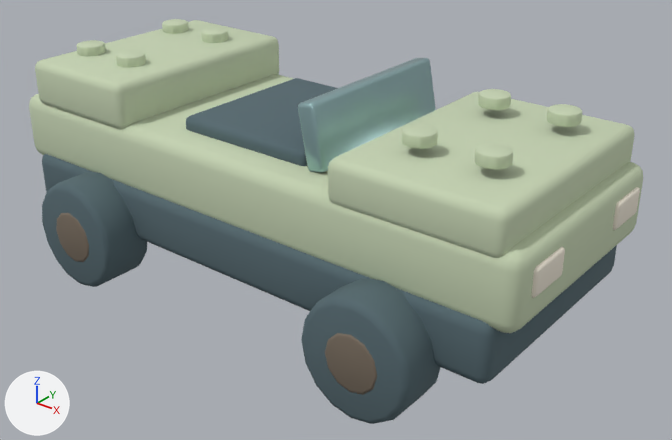
The glTF model public/models/furniture/brick-roadster.glb as it was, and as the next commit left it.
The view is the same before and after, from a 50 mm lens placed at (0.26, -0.305, 0.227), pointed at (0.015, 0.001, 0.037). Lighting does not change. The marker at lower left points along +X, +Y and +Z. The older version comes first.

Names of what the first picture shows: 'brick-roadster'.
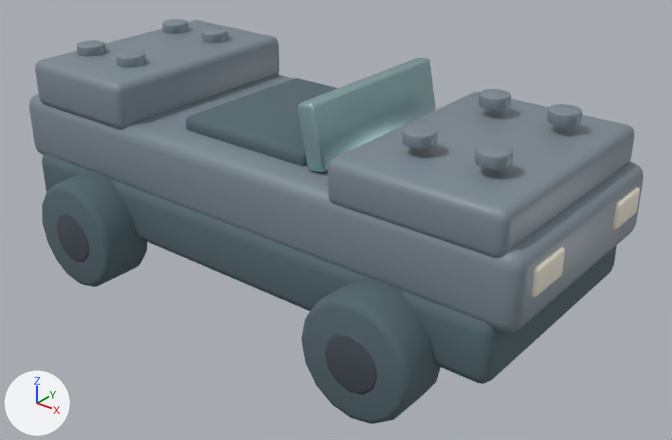
The change in detail:
Material 'variant-surface' (mat_variant_surface) changes colour from pale green #c5d3b3 to grey #7c8993; in linear values from (0.56, 0.65, 0.45) to (0.2, 0.25, 0.29).
Material 'aged-bronze' (mat_aged_bronze) changes colour from brown #7c6f61 to greyish blue #4b555d; in linear values from (0.2, 0.16, 0.12) to (0.07, 0.09, 0.11).

Changed parts and their boxes (x1, y1, x2, y2) in the pictures (672 x 440 px):
'brick-roadster', recoloured (greyish cyan to grey)
    both: (29, 19, 643, 397)
